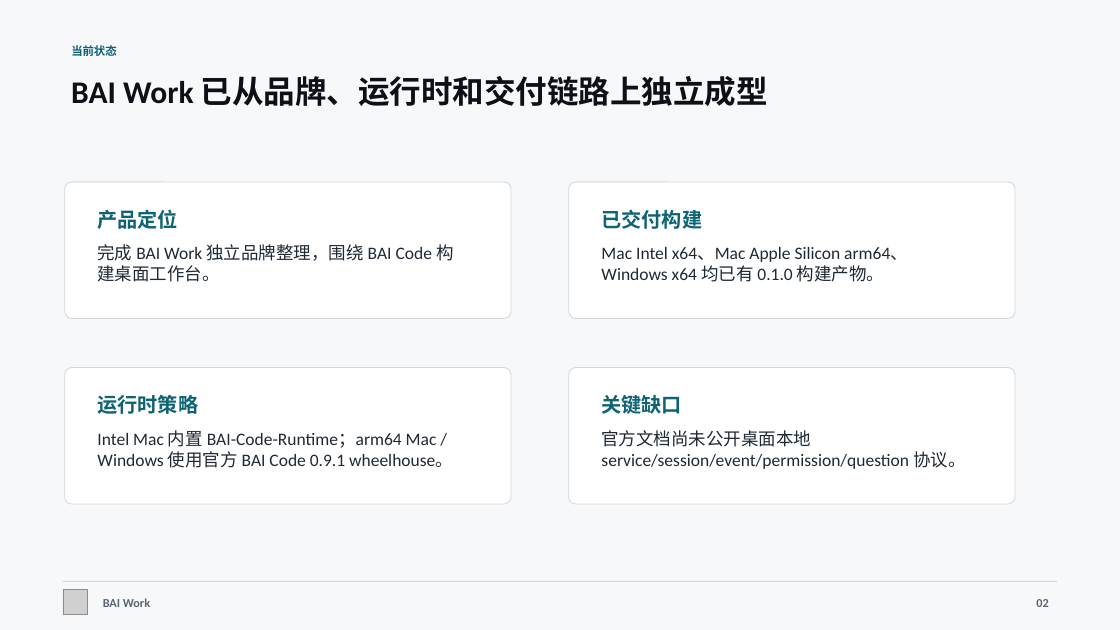
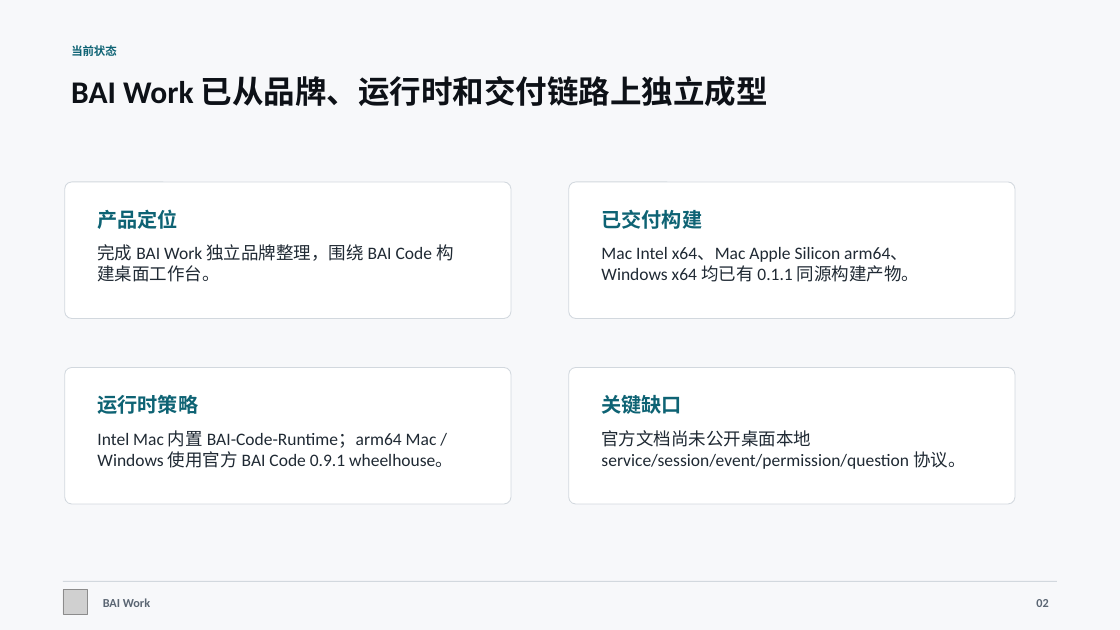
Before and after one commit to 2830500285/BAI-Work, a slide deck: slide 2 of docs/presentation/BAI-Work-Project-Deck.pptx. Drawn at 1120x630 pixels with LibreOffice and Linux fonts; fonts in the diff are those of the drawing; grey boxes stand for pictures. Boxes give left, top, right and bottom in pixels: in the first picture for what was removed or moved away, otherwise in the second. Text is boxed around its words. In the diff, an @@ line names an element or a change of style, - is before the commit and + after.

```diff
--- a/docs/presentation/BAI-Work-Project-Deck.pptx
+++ b/docs/presentation/BAI-Work-Project-Deck.pptx
@@ text at [601, 247, 919, 282]: text changed @@
-Mac Intel x64、Mac Apple Silicon arm64、Windows x64 均已有 0.1.0 构建产物。
+Mac Intel x64、Mac Apple Silicon arm64、Windows x64 均已有 0.1.1 同源构建产物。
```
Also in this commit, not shown: 1 other slide changed, 10 other files.
